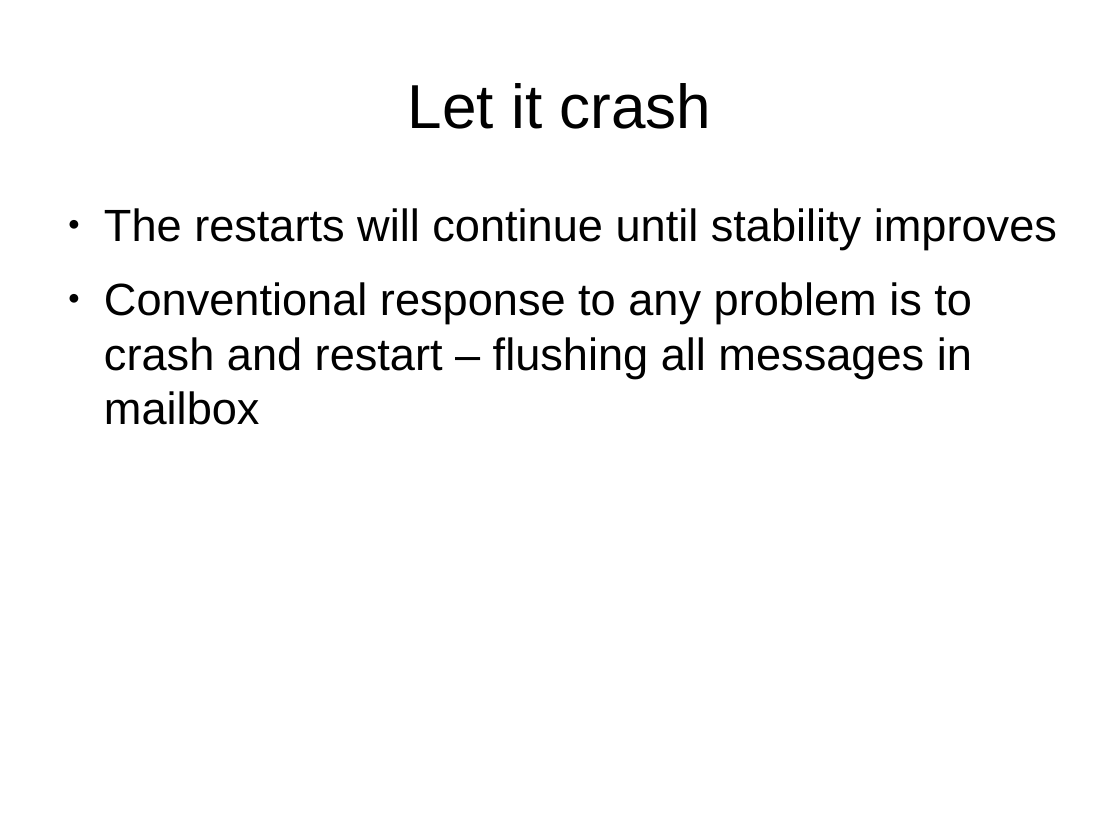
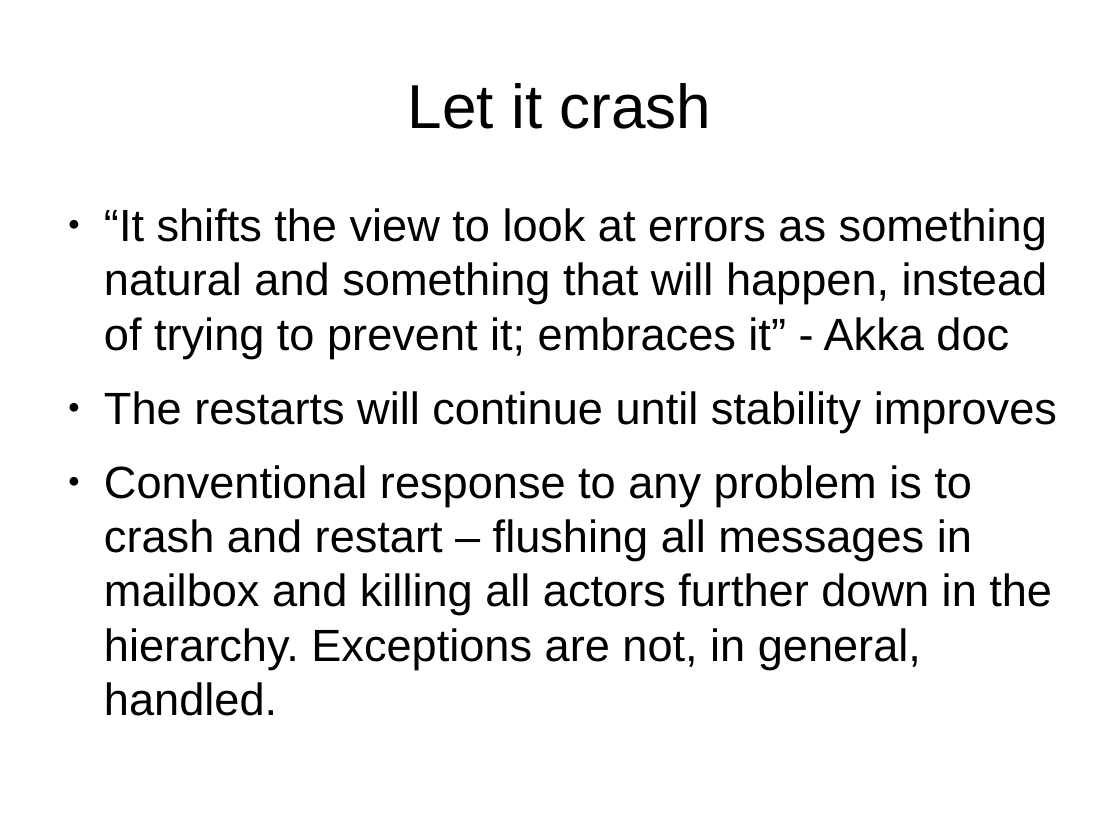
Before and after one commit to tormeh/sanntidpres, a slide deck: slide 15 of Actor model verification talk.odp (slide 9 before the commit). Drawn at 1120x840 pixels with LibreOffice and Linux fonts; fonts in the diff are those of the drawing. Boxes give left, top, right and bottom in pixels: in the first picture for what was removed or moved away, otherwise in the second. Text is boxed around its words. In the diff, an @@ line names an element or a change of style, - is before the commit and + after.

```diff
--- a/Actor model verification talk.odp
+++ b/Actor model verification talk.odp
@@ text at bbox=[104, 208, 1048, 358]: paragraph added @@
+● “It shifts the view to look at errors as something natural and something that will happen, instead of trying to prevent it; embraces it” - Akka doc
@@ text at bbox=[104, 465, 1052, 669]: text changed @@
-● Conventional response to any problem is to crash and restart – flushing all messages in mailbox
+● Conventional response to any problem is to crash and restart – flushing all messages in mailbox and killing all actors further down in the hierarchy. Exceptions are not, in general, handled.
```
Also in this commit, not shown: 7 other slides changed, 9 slides added, 1 slide removed, 6 other files.
